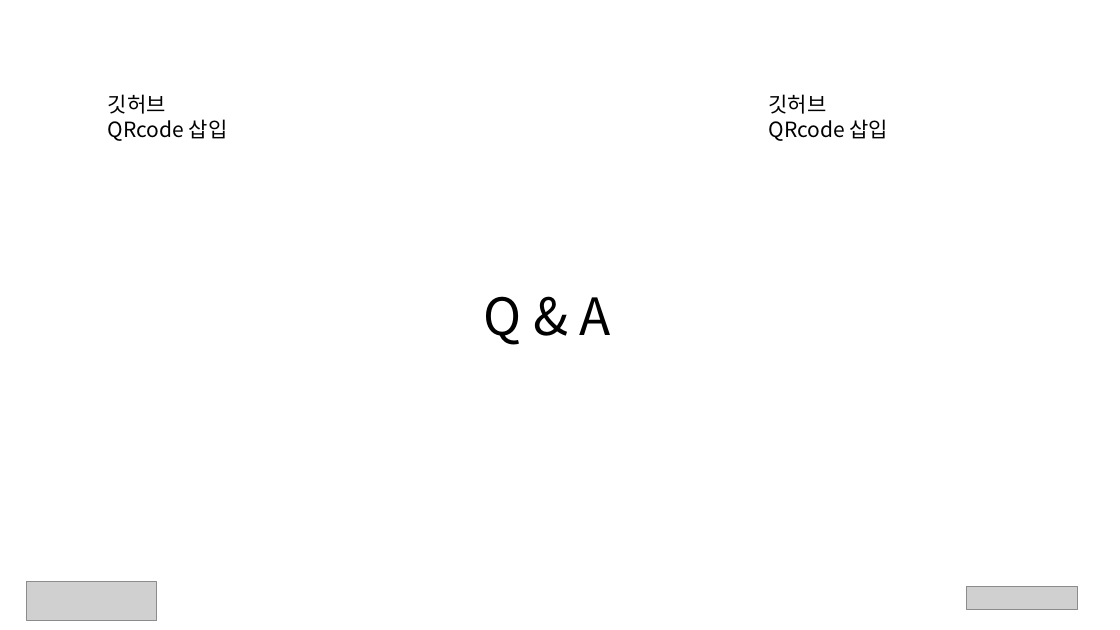
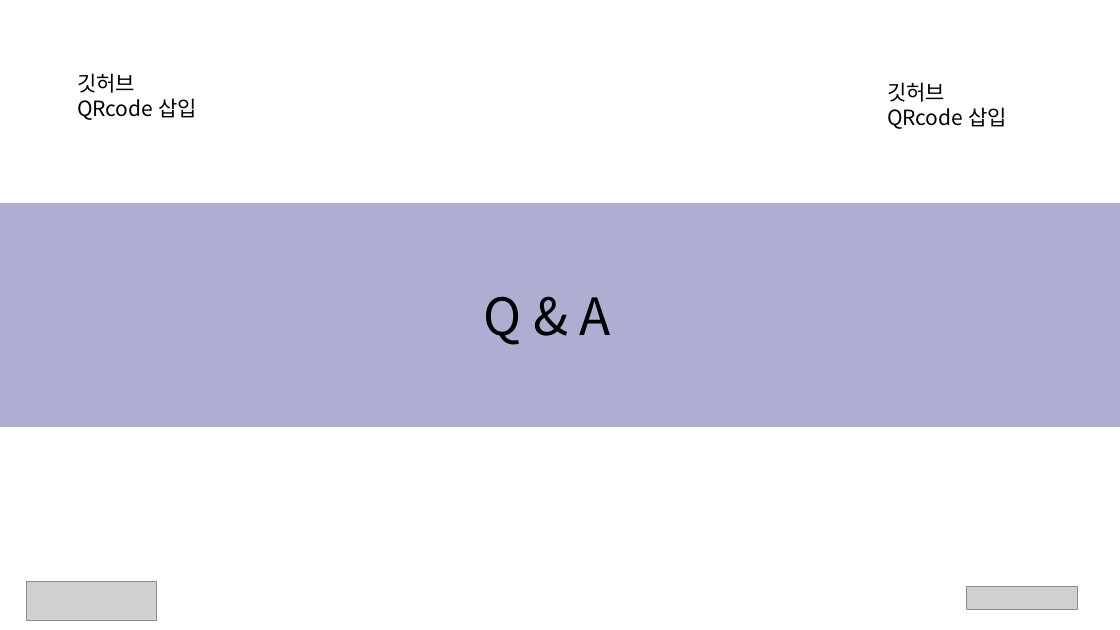
Before and after one commit to ANU-SmartFactory2021/ANU-SmartFactory2021, a slide deck: slide 32 of doc/02. 프로젝트 구현 자료/비전이동(2조)발표자료.pptx. Drawn at 1120x630 pixels with LibreOffice and Linux fonts; fonts in the diff are those of the drawing; grey boxes stand for pictures. Boxes give left, top, right and bottom in pixels: in the first picture for what was removed or moved away, otherwise in the second. Text is boxed around its words. In the diff, an @@ line names an element or a change of style, - is before the commit and + after.

```diff
--- a/doc/02. 프로젝트 구현 자료/비전이동(2조)발표자료.pptx
+++ b/doc/02. 프로젝트 구현 자료/비전이동(2조)발표자료.pptx
@@ text "깃허브": place and size @@
-text "깃허브" at bbox=[108, 94, 228, 141]
+text "깃허브" at bbox=[77, 73, 197, 120]
@@ text "깃허브": place and size @@
-text "깃허브" at bbox=[768, 94, 888, 141]
+text "깃허브" at bbox=[887, 82, 1007, 129]
@@ rectangle added at bbox=[0, 203, 1120, 427], fill #292B88 at 38% opacity @@
```
Also in this commit, not shown: 9 other slides changed, 2 other files.
